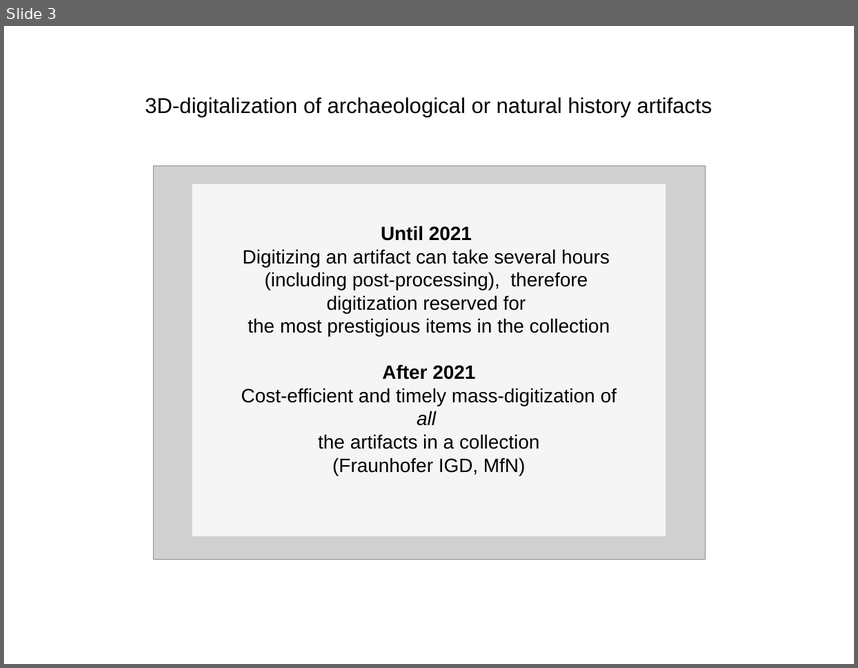
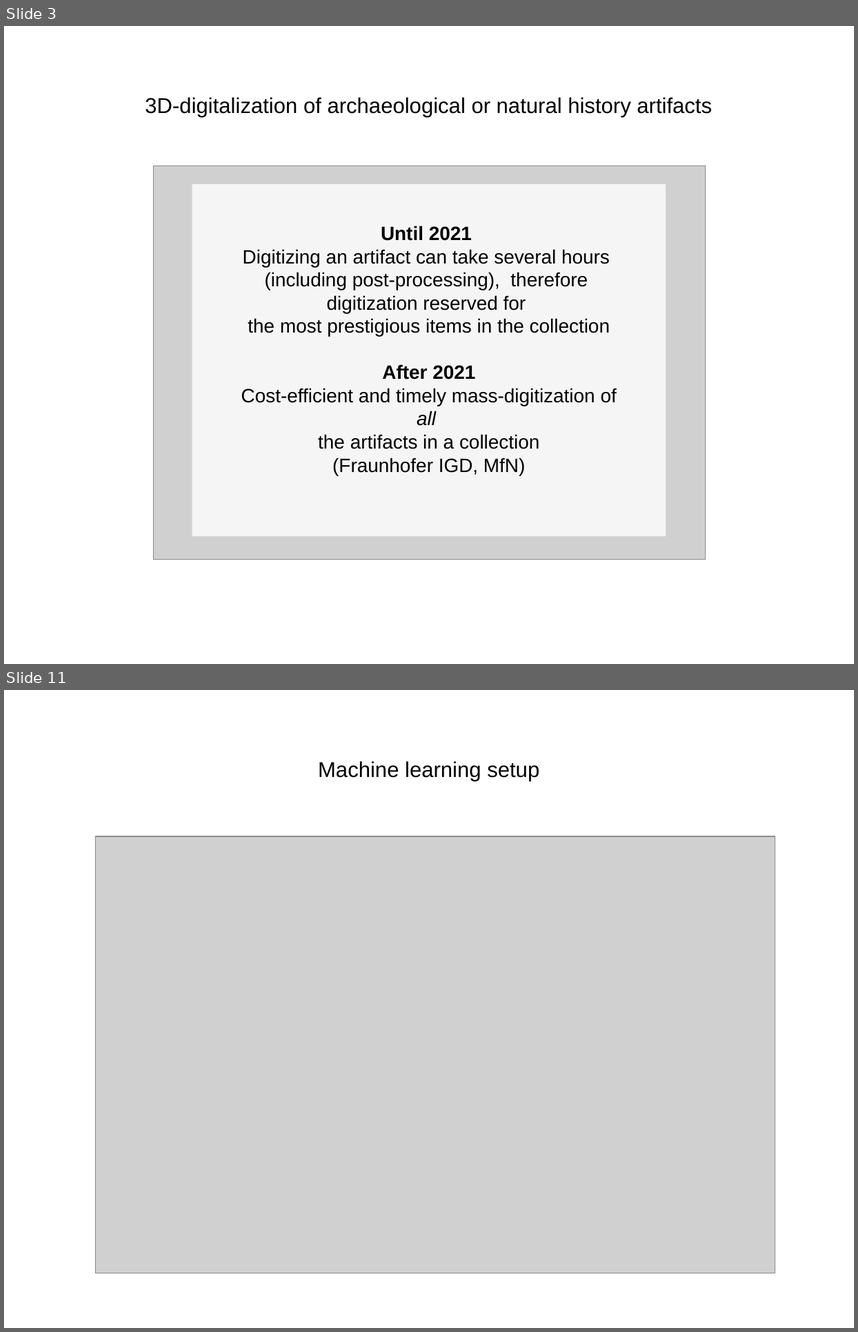
Before and after one commit to aot29/pottery_classifier, a slide deck: Paper/Presentation.odp. Shown one above the other, each under a label of ours: slide 3 before the commit, slides 3 and 11 after it; the slides between them are not shown. The pictures are 858x668 and 858x1332 pixels, drawn with LibreOffice and Linux fonts; fonts in the diff are those of the drawing; grey boxes stand for pictures. Boxes give left, top, right and bottom in pixels: in the first picture for what was removed or moved away, otherwise in the second. Text is boxed around its words. In the diff, an @@ line names an element or a change of style, - is before the commit and + after.

Commit message:
Presentation up to transfer learning

```diff
--- a/Paper/Presentation.odp
+++ b/Paper/Presentation.odp
@@ slide 11 added at bbox=[4, 690, 854, 1328], background #FFFFFF @@
@@ title added at bbox=[318, 761, 539, 781], 20 pt, text #000000 @@
+Machine learning setup
@@ picture added at bbox=[95, 836, 775, 1273] @@
```
Also in this commit, not shown: 1 slide changed, 9 other slides added, 17 other files.
